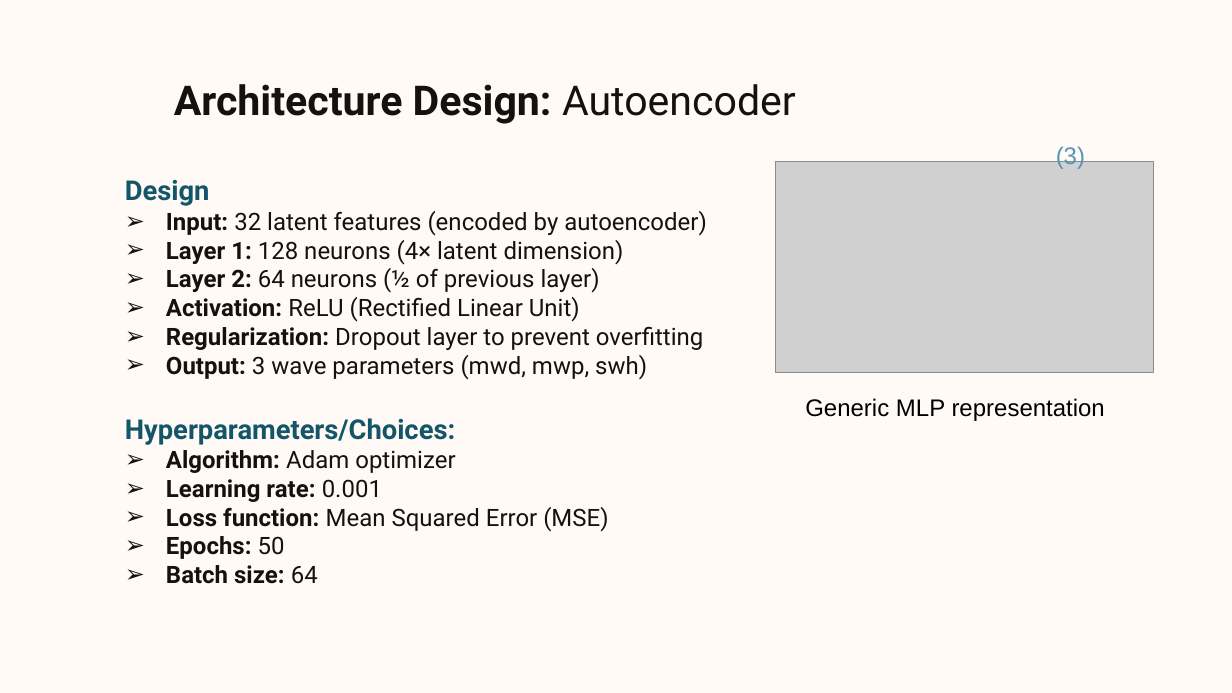
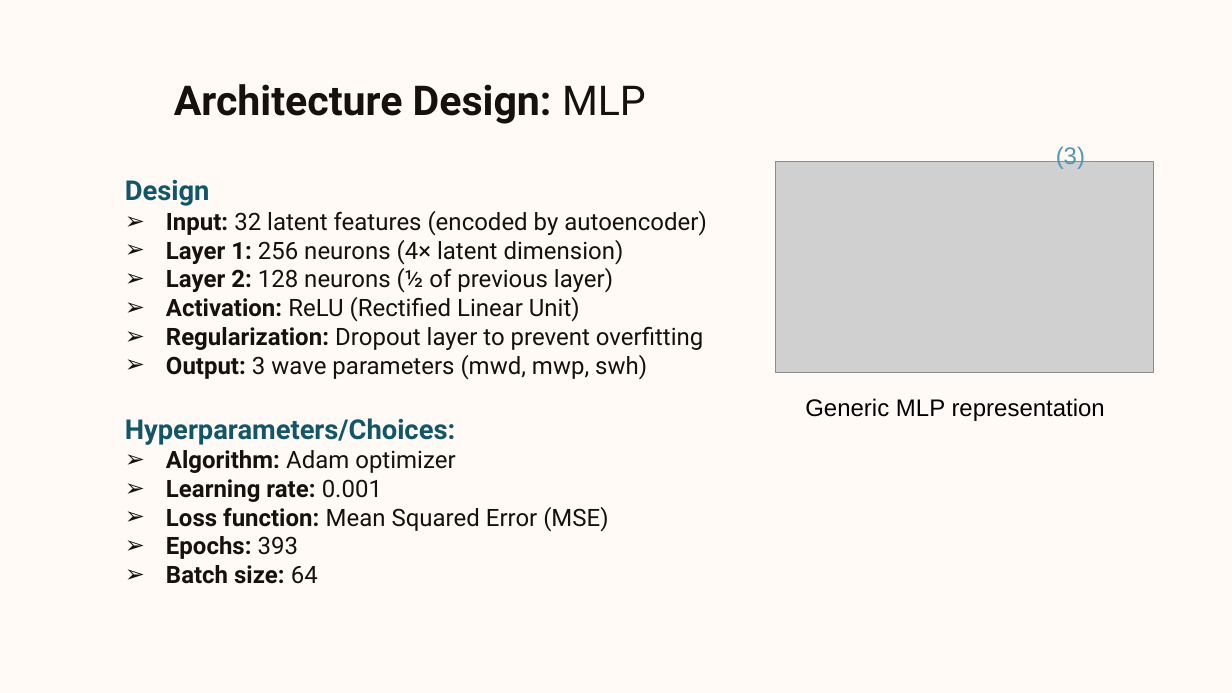
Before and after one commit to BernardoMChagas/Projeto, a slide deck: slide 18 of Wave Properties Forecasting.pptx (slide 19 before the commit). Drawn at 1232x693 pixels with LibreOffice and Linux fonts; fonts in the diff are those of the drawing; grey boxes stand for pictures; background and template pictures are left out. Boxes give left, top, right and bottom in pixels: in the first picture for what was removed or moved away, otherwise in the second. Text is boxed around its words. In the diff, an @@ line names an element or a change of style, - is before the commit and + after.

```diff
--- a/Wave Properties Forecasting.pptx
+++ b/Wave Properties Forecasting.pptx
@@ title at <box>174,84,646,124</box>: text changed @@
-Architecture Design: Autoencoder
+Architecture Design: MLP
@@ subtitle at <box>166,240,624,293</box>: text changed @@
-➢ Layer 1: 128 neurons (4× latent dimension)
-➢ Layer 2: 64 neurons (½ of previous layer)
+➢ Layer 1: 256 neurons (4× latent dimension)
+➢ Layer 2: 128 neurons (½ of previous layer)
@@ subtitle at <box>166,536,298,559</box>: text changed @@
-➢ Epochs: 50
+➢ Epochs: 393
```
Also in this commit, not shown: 18 other slides changed, 3 slides added, 5 slides removed, 7 other files.
